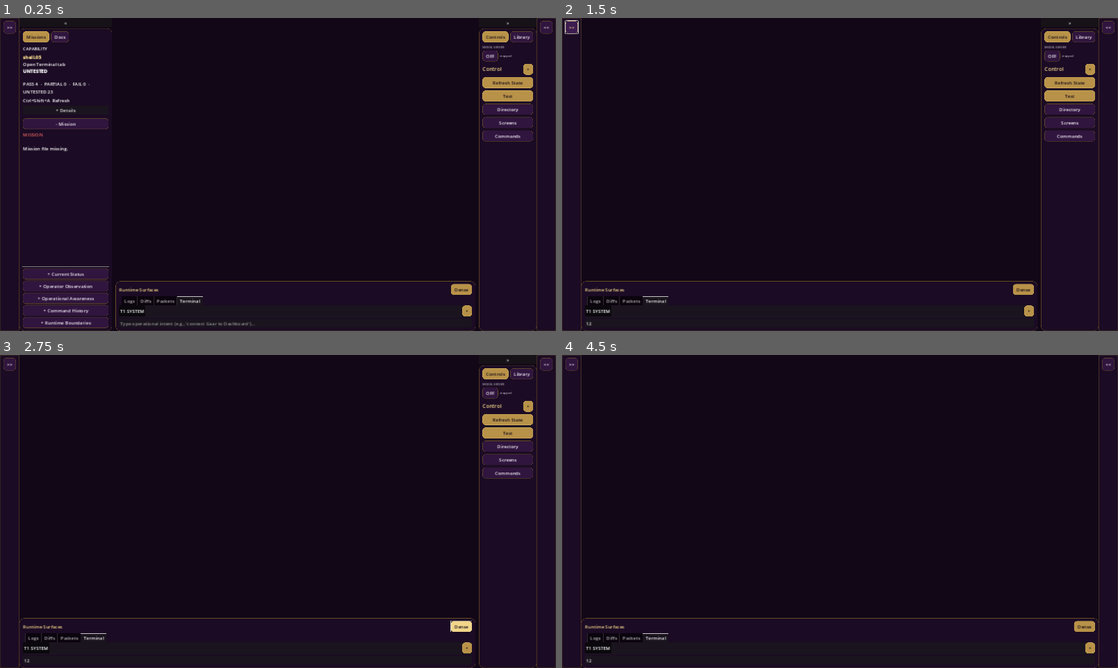
Above: before the commit, frames 1-4 (two rows, left to right).
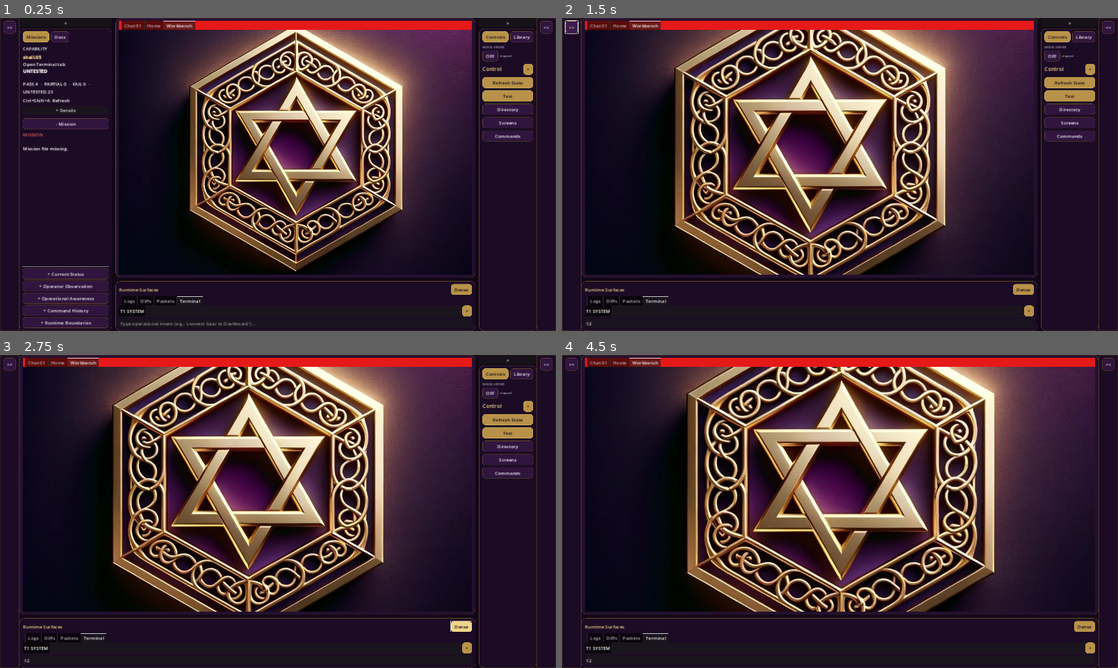
Above: after the commit, the same moments.

Repository: Precision-Tower/Spaceship
Game: Godot game, scene res://scenes/Main.tscn
Same seed, same stepped clock (60 frames per second), same inputs: the game is played once before the commit and once after it.
Inputs (mouse positions are in pixels of both pictures, inside the frame that each line leads up to):
- Up to frame 1 (0.25 s): no input
- Up to frame 2 (1.5 s): click (856, 324) at 0.52 s; type "12" at 0.6 s; click ">>" at 1.25 s
- Up to frame 3 (2.75 s): click "Dense" at 2 s
- Up to frame 4 (4.5 s): click "T1 SYSTEM" at 2.75 s; click "+" at 3.5 s; click "»" at 4.25 s

The runs differ from the first frame. In frame 1, 28% of the frame differs, in the area x 20-86%, y 0-83%; in frame 2, 38%; in frame 3, 38%; in frame 4, 44%, in the area x 3-97%, y 0-83%.

Commit message:
config: show_workspace=true, clean malformed tres

Diff:
--- a/UI/OperatorShell/resources/dashboard_config.tres
+++ b/UI/OperatorShell/resources/dashboard_config.tres
@@ -6,17 +6,14 @@
 script = ExtResource("1")
 terminal_first = true
 terminal_density = "compact"
-@export var show_top_bar := false
-@export var show_runtime_state_bar := false
 show_top_bar = false
 show_runtime_state_bar = false
-show_workspace = false
-show_left_panel = false
-show_right_rail = false
-show_workspace = false
-show_directory_panel = false
-show_screens_panel = false
-show_commands_panel = false
+show_workspace = true
+show_left_panel = true
+show_right_rail = true
+show_directory_panel = true
+show_screens_panel = true
+show_commands_panel = true
 default_bottom_expanded = true
 bottom_height_collapsed = 245
 bottom_height_expanded = 710
